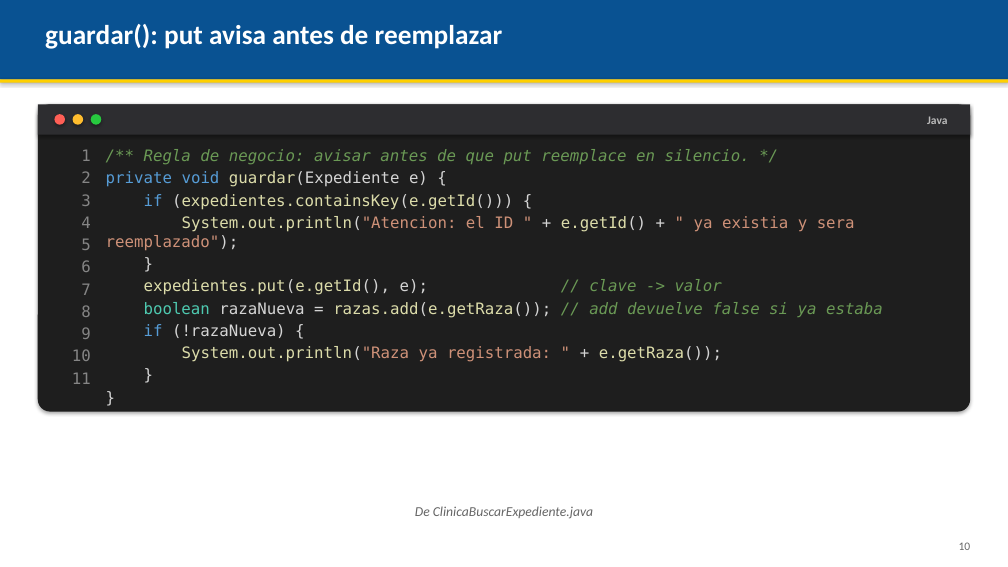
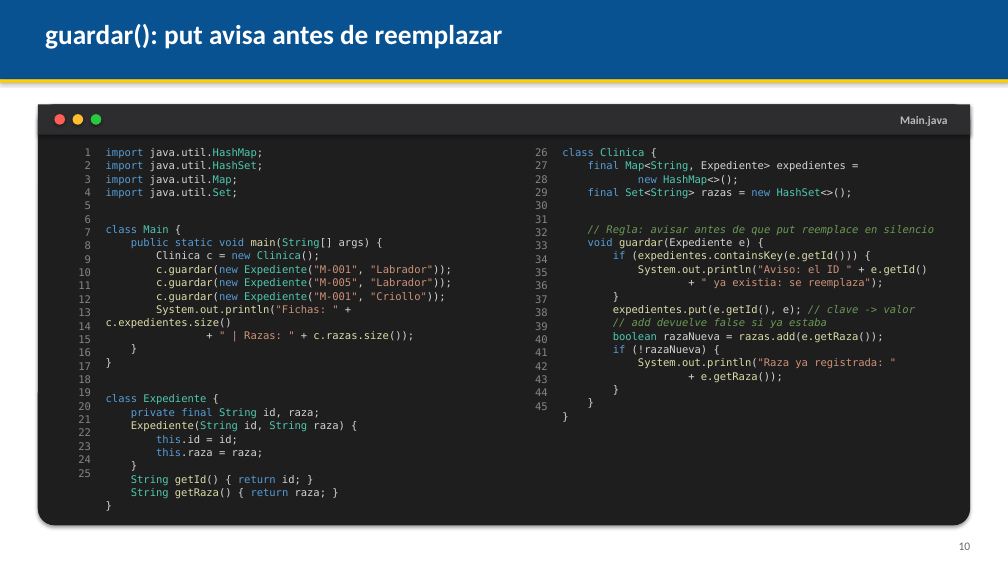
Before and after one commit to AndresDFX/UNIAJ, a slide deck: slide 10 of Programacion II/Clases/Clase 4 - Mapas conjuntos e interfaces graficas GUI/Presentacion.pptx. Drawn at 1008x567 pixels with LibreOffice and Linux fonts; fonts in the diff are those of the drawing. Boxes give left, top, right and bottom in pixels: in the first picture for what was removed or moved away, otherwise in the second. Text is boxed around its words. In the diff, an @@ line names an element or a change of style, - is before the commit and + after.

```diff
--- a/Programacion II/Clases/Clase 4 - Mapas conjuntos e interfaces graficas GUI/Presentacion.pptx
+++ b/Programacion II/Clases/Clase 4 - Mapas conjuntos e interfaces graficas GUI/Presentacion.pptx
@@ rounded rectangle: place and size @@
-rounded rectangle at (38,104,970,411)
+rounded rectangle at (38,104,970,526)
@@ text at (900,116,947,126): text changed @@
-Java
+Main.java
@@ text at (78,148,91,289): size 15 to 10 pt in "1", "2", "3", "4" and 7 more places; less space between paragraphs @@
@@ text added at (106,148,452,499), 10 pt, text #D4D4D4 @@
+import java.util.HashMap;
+import java.util.HashSet;
+import java.util.Map;
+import java.util.Set;
+class Main {
+public static void main(String[] args) {
+Clinica c = new Clinica();
+c.guardar(new Expediente("M-001", "Labrador"));
+c.guardar(new Expediente("M-005", "Labrador"));
+c.guardar(new Expediente("M-001", "Criollo"));
+System.out.println("Fichas: " + c.expedientes.size()
++ " | Razas: " + c.razas.size());
+}
+}
+class Expediente {
+private final String id, raza;
+Expediente(String id, String raza) {
+this.id = id;
+this.raza = raza;
+}
+String getId() { return id; }
+String getRaza() { return raza; }
+}
@@ text added at (535,148,548,410), 10 pt, text #858585 @@
+26
+27
+28
+29
+30
+31
+32
+33
+34
+35
+36
+37
+38
+39
+40
+41
+42
+43
+44
+45
@@ text at (562,148,934,382): paragraph added @@
+}
@@ text "class Clinica {": place and size @@
-text "class Clinica {" at (106,149,883,362)
+text "class Clinica {" at (562,148,934,382)
@@ text at (562,148,934,248): text changed; size 15 to 10 pt; text colour #6A9955 to #D4D4D4; italic off @@
-/** Regla de negocio: avisar antes de que put reemplace en silencio. */
-private void guardar(Expediente e) {
+class Clinica {
+final Map<String, Expediente> expedientes =
+new HashMap<>();
+final Set<String> razas = new HashSet<>();
+// Regla: avisar antes de que put reemplace en silencio
+void guardar(Expediente e) {
@@ text at (613,251,916,355): size 15 to 10 pt in "if (expedientes.containsKey(e.getId())) {", "}", "expedientes.put(e.getId(), e); // clave -> valor", "if (!razaNueva) {" and 2 more places; less space between paragraphs @@
@@ text at (638,265,928,288): text changed; size 15 to 10 pt @@
-System.out.println("Atencion: el ID " + e.getId() + " ya existia y sera reemplazado");
+System.out.println("Aviso: el ID " + e.getId()
++ " ya existia: se reemplaza");
@@ text at (78,295,91,477): paragraphs added @@
+12
+13
+14
+15
+16
+17
+18
+19
+20
+21
+22
+23
+24
+25
@@ text at (613,318,884,342): text changed; size 15 to 10 pt @@
-boolean razaNueva = razas.add(e.getRaza()); // add devuelve false si ya estaba
+// add devuelve false si ya estaba
+boolean razaNueva = razas.add(e.getRaza());
@@ text at (638,358,883,382): text changed; size 15 to 10 pt @@
-System.out.println("Raza ya registrada: " + e.getRaza());
+System.out.println("Raza ya registrada: "
++ e.getRaza());
@@ text removed at (415,506,593,519) @@
-De ClinicaBuscarExpediente.java
```
Also in this commit, not shown: 7 other slides changed, 53 other files.
